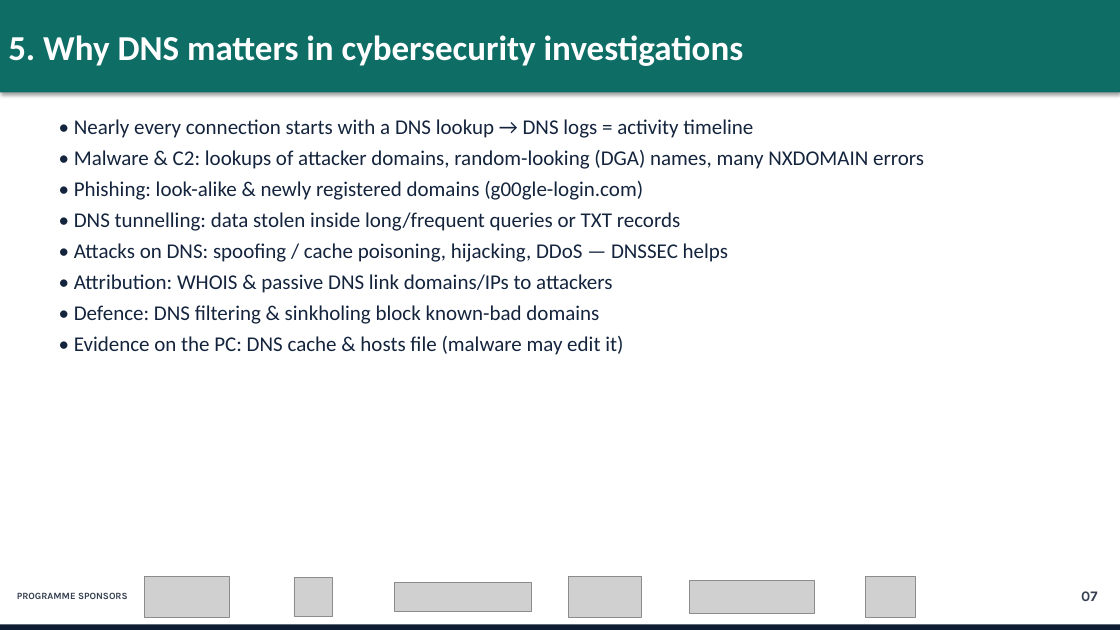
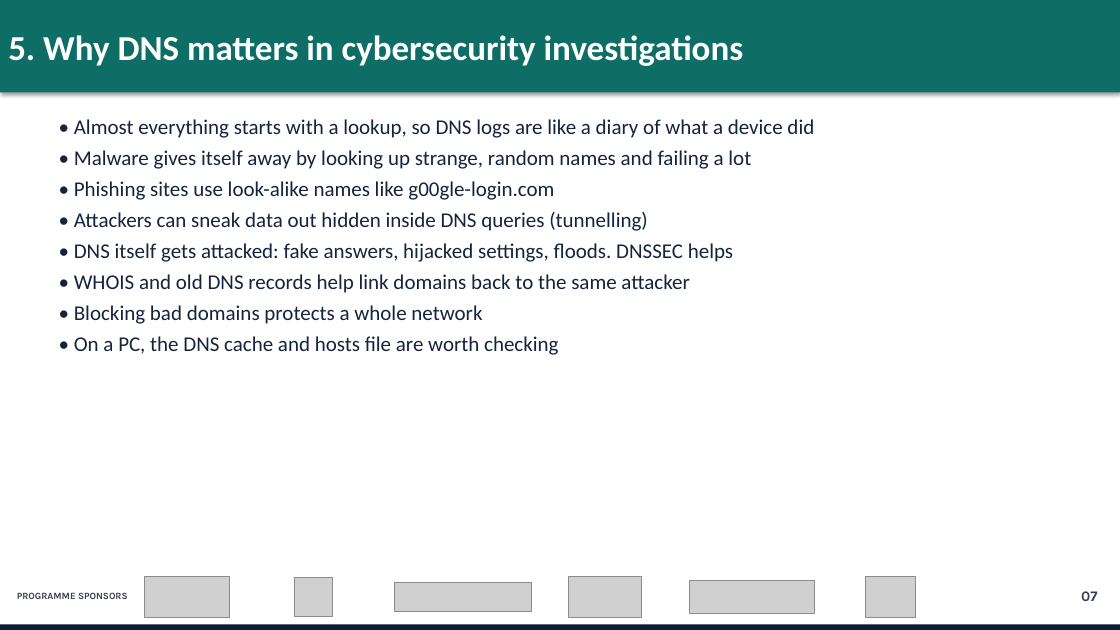
Before and after one commit to wakalala-droid/LightRays, a slide deck: slide 7 of group3-network-identity/Group3_Network_Identity_DNS.pptx. Drawn at 1120x630 pixels with LibreOffice and Linux fonts; fonts in the diff are those of the drawing; grey boxes stand for pictures. Boxes give left, top, right and bottom in pixels: in the first picture for what was removed or moved away, otherwise in the second. Text is boxed around its words. In the diff, an @@ line names an element or a change of style, - is before the commit and + after.

```diff
--- a/group3-network-identity/Group3_Network_Identity_DNS.pptx
+++ b/group3-network-identity/Group3_Network_Identity_DNS.pptx
@@ text at bbox=[74, 119, 814, 355]: text changed @@
-• Nearly every connection starts with a DNS lookup → DNS logs = activity timeline
-• Malware & C2: lookups of attacker domains, random-looking (DGA) names, many NXDOMAIN errors
-• Phishing: look-alike & newly registered domains (g00gle-login.com)
-• DNS tunnelling: data stolen inside long/frequent queries or TXT records
-• Attacks on DNS: spoofing / cache poisoning, hijacking, DDoS — DNSSEC helps
-• Attribution: WHOIS & passive DNS link domains/IPs to attackers
-• Defence: DNS filtering & sinkholing block known-bad domains
-• Evidence on the PC: DNS cache & hosts file (malware may edit it)
+• Almost everything starts with a lookup, so DNS logs are like a diary of what a device did
+• Malware gives itself away by looking up strange, random names and failing a lot
+• Phishing sites use look-alike names like g00gle-login.com
+• Attackers can sneak data out hidden inside DNS queries (tunnelling)
+• DNS itself gets attacked: fake answers, hijacked settings, floods. DNSSEC helps
+• WHOIS and old DNS records help link domains back to the same attacker
+• Blocking bad domains protects a whole network
+• On a PC, the DNS cache and hosts file are worth checking
```
Also in this commit, not shown: 6 other slides changed, 2 other files.
